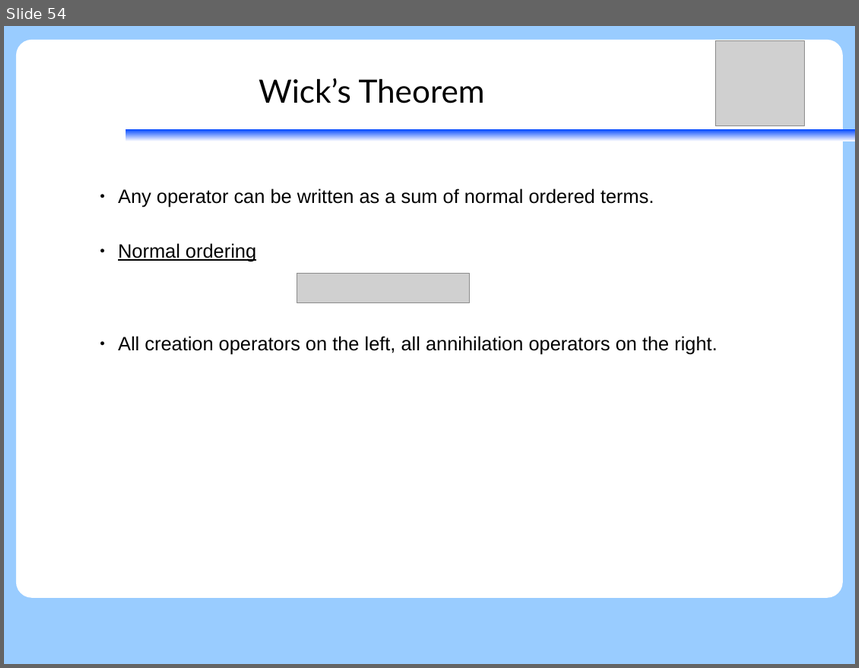
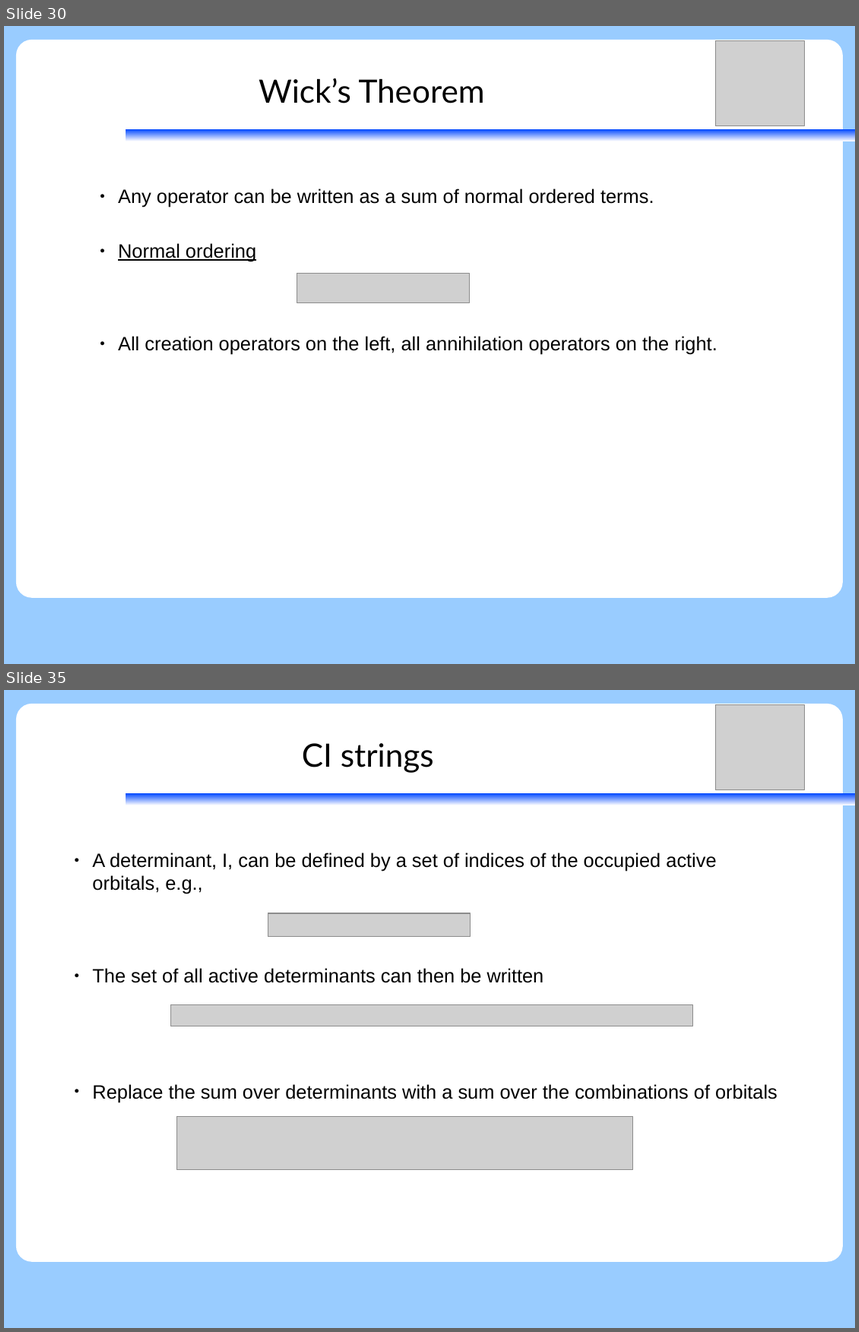
Before and after one commit to peterjohncherry/Presentations-etc, a slide deck: SGROUP_28062017/28062017_peter_relxms-caspt2-ci_seperation.odp. Shown one above the other, each under a label of ours: slide 54 before the commit, slides 30 and 35 after it; the slides between them are not shown. The pictures are 859x668 and 859x1332 pixels, drawn with LibreOffice and Linux fonts; fonts in the diff are those of the drawing; grey boxes stand for pictures. Boxes give left, top, right and bottom in pixels: in the first picture for what was removed or moved away, otherwise in the second. Text is boxed around its words. In the diff, an @@ line names an element or a change of style, - is before the commit and + after.

```diff
--- a/SGROUP_28062017/28062017_peter_relxms-caspt2-ci_seperation.odp
+++ b/SGROUP_28062017/28062017_peter_relxms-caspt2-ci_seperation.odp
@@ slide 35 added at (4,690,855,1328), background #99CCFF; not listed: 2 template elements that a slide beside it also shows @@
@@ picture added at (715,704,804,790) @@
@@ title added at (302,743,434,773), 30 pt, text #000000 @@
+CI strings
@@ text added at (92,853,778,1103), 18 pt, text #000000 @@
+● A determinant, I, can be defined by a set of indices of the occupied active orbitals, e.g.,
+● The set of all active determinants can then be written
+● Replace the sum over determinants with a sum over the combinations of orbitals
@@ picture added at (268,913,471,936) @@
@@ picture added at (171,1005,693,1027) @@
@@ picture added at (177,1117,633,1170) @@
@@ what was slide 54 is now slide 30 @@
```
Also in this commit, not shown: 12 slides changed, 27 other slides added, 5 slides removed, 1 other file.
